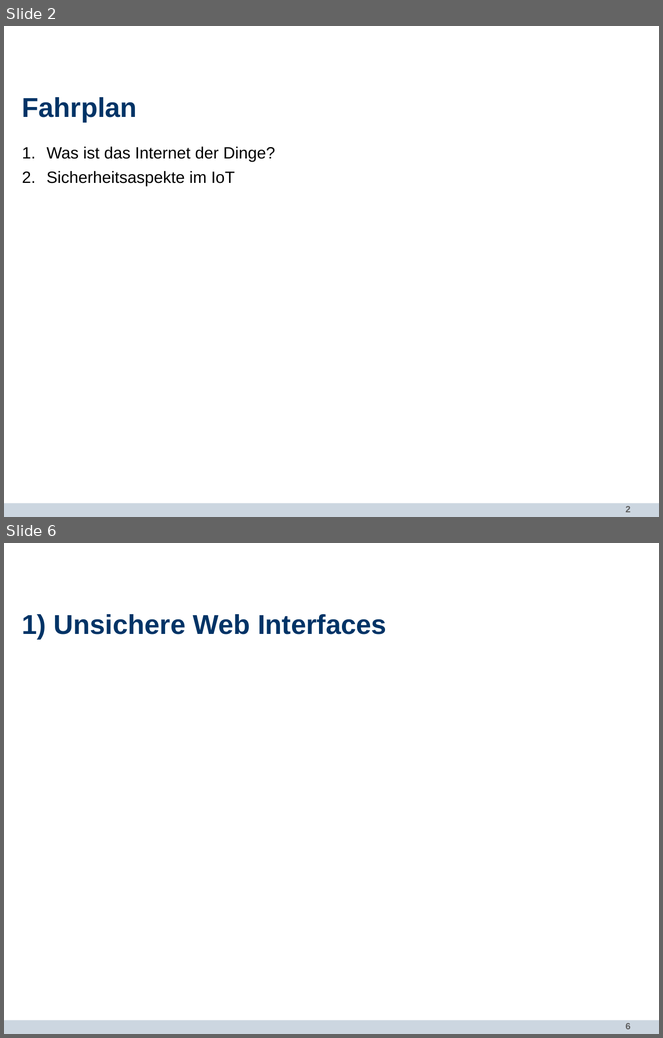
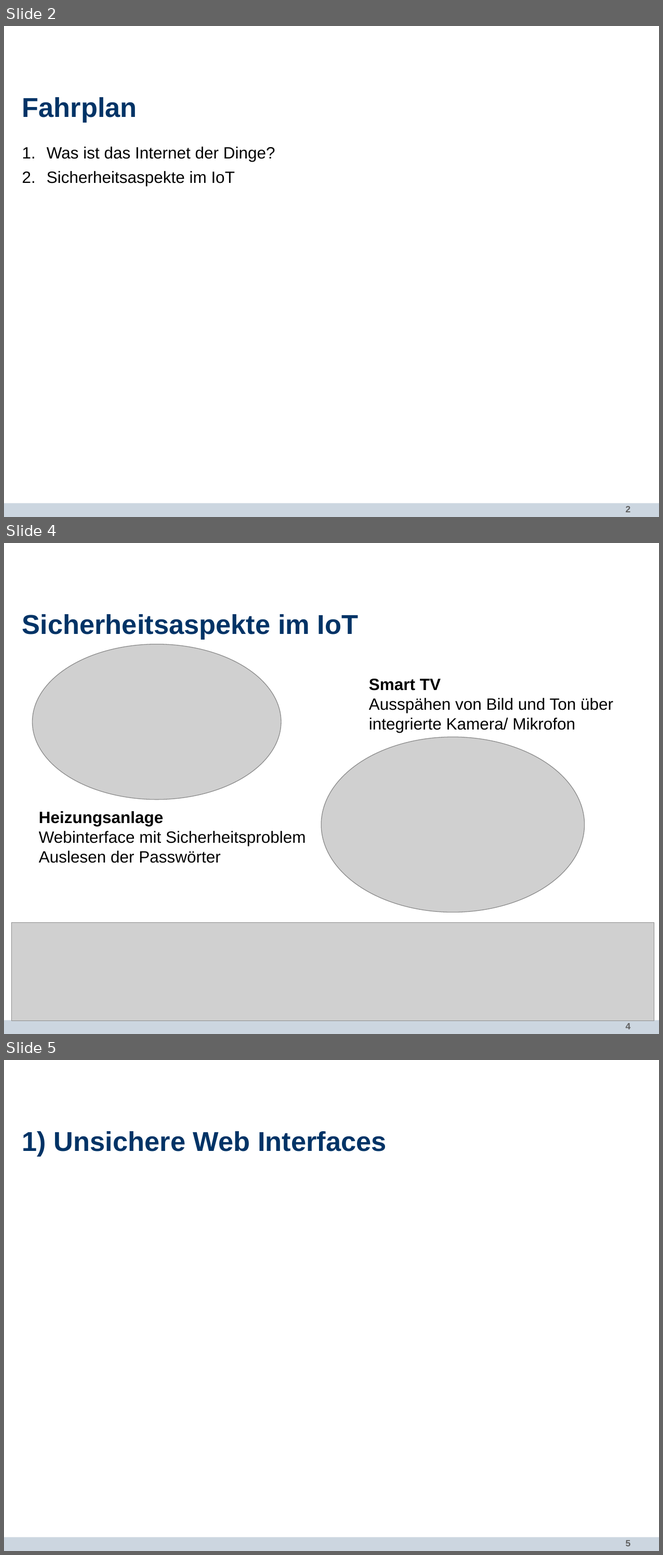
Before and after one commit to bennySwiers/Ausarbeitung-Seminar-TI, a slide deck: SEMINAR-IT-SICHERHEIT/Präsi/Praesentation_Voskobojnikov_Swiers.pptx. Shown one above the other, each under a label of ours: slides 2 and 6 before the commit, slides 2, 4 and 5 after it; the slides between them are not shown. The pictures are 663x1038 and 663x1555 pixels, drawn with LibreOffice and Linux fonts; fonts in the diff are those of the drawing; grey boxes stand for pictures; background and template pictures are left out. Boxes give left, top, right and bottom in pixels: in the first picture for what was removed or moved away, otherwise in the second. Text is boxed around its words. In the diff, an @@ line names an element or a change of style, - is before the commit and + after.

```diff
--- a/SEMINAR-IT-SICHERHEIT/Präsi/Praesentation_Voskobojnikov_Swiers.pptx
+++ b/SEMINAR-IT-SICHERHEIT/Präsi/Praesentation_Voskobojnikov_Swiers.pptx
@@ slide 4 added at (x1=4, y1=543, x2=659, y2=1034), background #FFFFFF; not listed: 2 template elements that a slide beside it also shows @@
@@ title added at (x1=22, y1=614, x2=359, y2=640), 30 pt, text #003366, bold @@
+Sicherheitsaspekte im IoT
@@ picture added at (x1=32, y1=644, x2=281, y2=800) @@
@@ text added at (x1=369, y1=679, x2=613, y2=733), 18 pt, text #000000 @@
+Smart TV
+Ausspähen von Bild und Ton über
+integrierte Kamera/ Mikrofon
@@ picture added at (x1=321, y1=737, x2=584, y2=913) @@
@@ text added at (x1=39, y1=811, x2=306, y2=863), 18 pt, text #000000 @@
+Heizungsanlage
+Webinterface mit Sicherheitsproblem
+Auslesen der Passwörter
@@ picture added at (x1=12, y1=923, x2=655, y2=1021) @@
@@ what was slide 6 is now slide 5 @@
```
Also in this commit, not shown: 3 slides changed, 1 other slide added, 3 slides removed, 3 other files.
